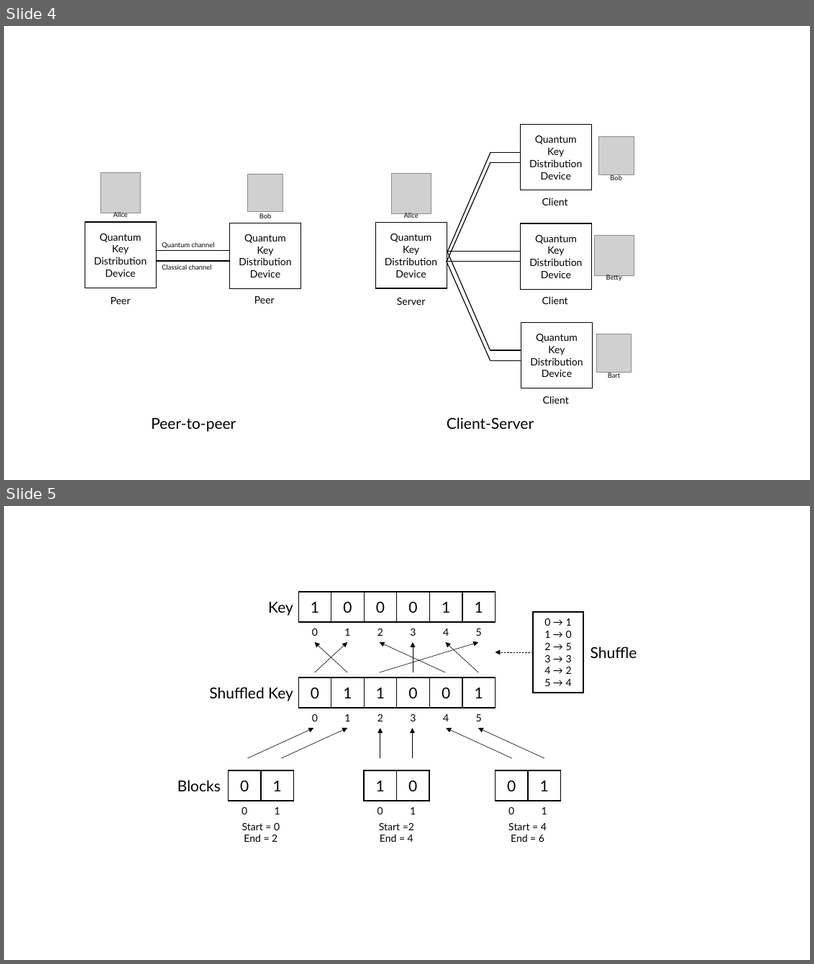
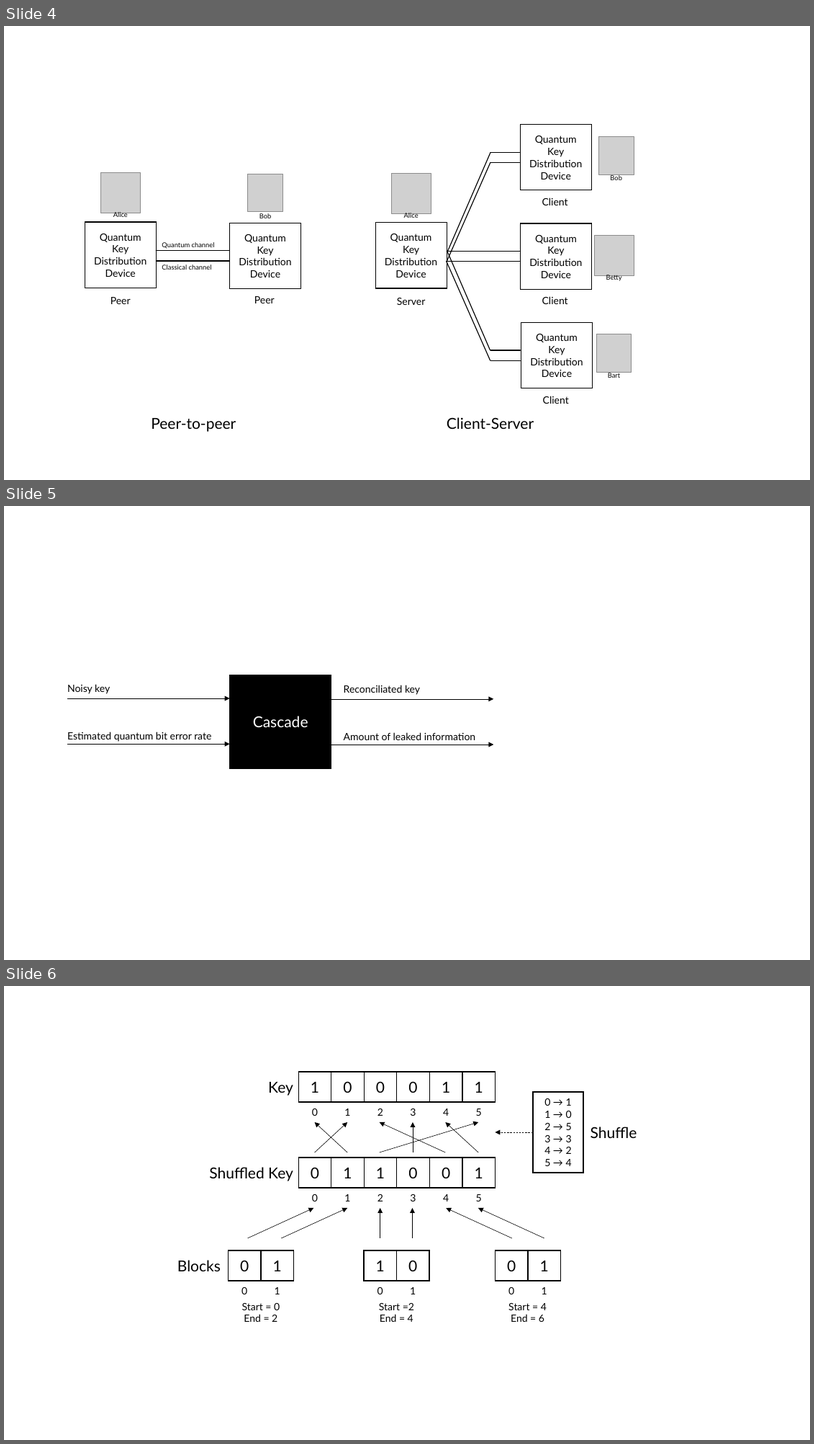
Before and after one commit to brunorijsman/cascade-python, a slide deck: docs/source/figures/figures.pptx. Shown one above the other, each under a label of ours: slides 4 and 5 before the commit, slides 4, 5 and 6 after it. The pictures are 814x964 and 814x1444 pixels, drawn with LibreOffice and Linux fonts; fonts in the diff are those of the drawing; grey boxes stand for pictures. Boxes give left, top, right and bottom in pixels: in the first picture for what was removed or moved away, otherwise in the second. Text is boxed around its words. In the diff, an @@ line names an element or a change of style, - is before the commit and + after.

```diff
--- a/docs/source/figures/figures.pptx
+++ b/docs/source/figures/figures.pptx
@@ slide 5 added at bbox=[4, 506, 810, 960], background #FFFFFF @@
@@ rectangle added at bbox=[229, 674, 332, 769], fill #000000, outline #000000 1 pt, 18 pt, text #FFFFFF @@
+Cascade
@@ arrow added from (67, 698) to (229, 698), #000000 0.5 pt @@
@@ text added at bbox=[67, 684, 110, 694], 12 pt, text #000000 @@
+Noisy key
@@ arrow added from (332, 699) to (494, 699), #000000 0.5 pt @@
@@ text added at bbox=[344, 685, 420, 695], 12 pt, text #000000 @@
+Reconciliated key
@@ text added at bbox=[67, 731, 211, 741], 12 pt, text #000000 @@
+Estimated quantum bit error rate
@@ text added at bbox=[344, 732, 476, 740], 12 pt, text #000000 @@
+Amount of leaked information
@@ arrow added from (67, 744) to (229, 744), #000000 0.5 pt @@
@@ arrow added from (332, 744) to (494, 744), #000000 0.5 pt @@
@@ what was slide 5 is now slide 6 @@
```
Also in this commit, not shown: 2 other files.
